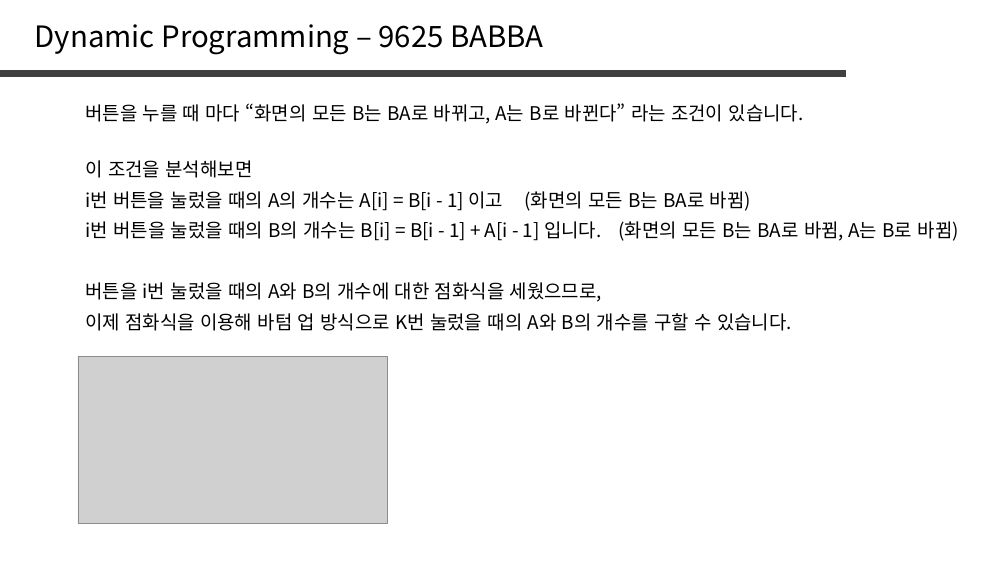
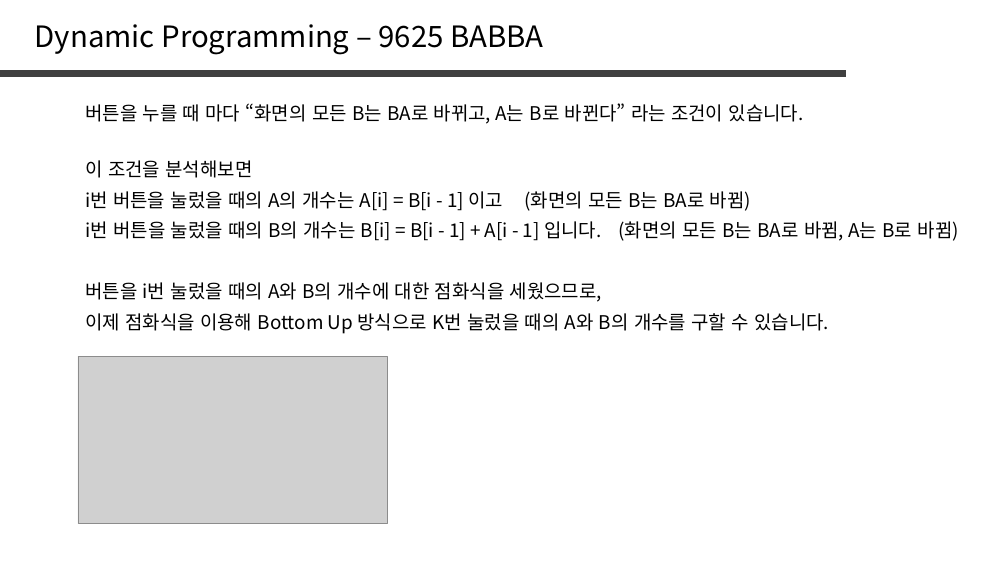
Before and after one commit to jaehoo1/PS-study, a slide deck: slide 10 of study/5_Dynamic Programming.pptx. Drawn at 1008x567 pixels with LibreOffice and Linux fonts; fonts in the diff are those of the drawing; grey boxes stand for pictures. Boxes give left, top, right and bottom in pixels: in the first picture for what was removed or moved away, otherwise in the second. Text is boxed around its words. In the diff, an @@ line names an element or a change of style, - is before the commit and + after.

```diff
--- a/study/5_Dynamic Programming.pptx
+++ b/study/5_Dynamic Programming.pptx
@@ text at box(85, 313, 829, 334): text changed @@
-이제 점화식을 이용해 바텀 업 방식으로 K번 눌렀을 때의 A와 B의 개수를 구할 수 있습니다.
+이제 점화식을 이용해 Bottom Up 방식으로 K번 눌렀을 때의 A와 B의 개수를 구할 수 있습니다.
```
Also in this commit, not shown: 2 other slides changed, 1 slide added.
